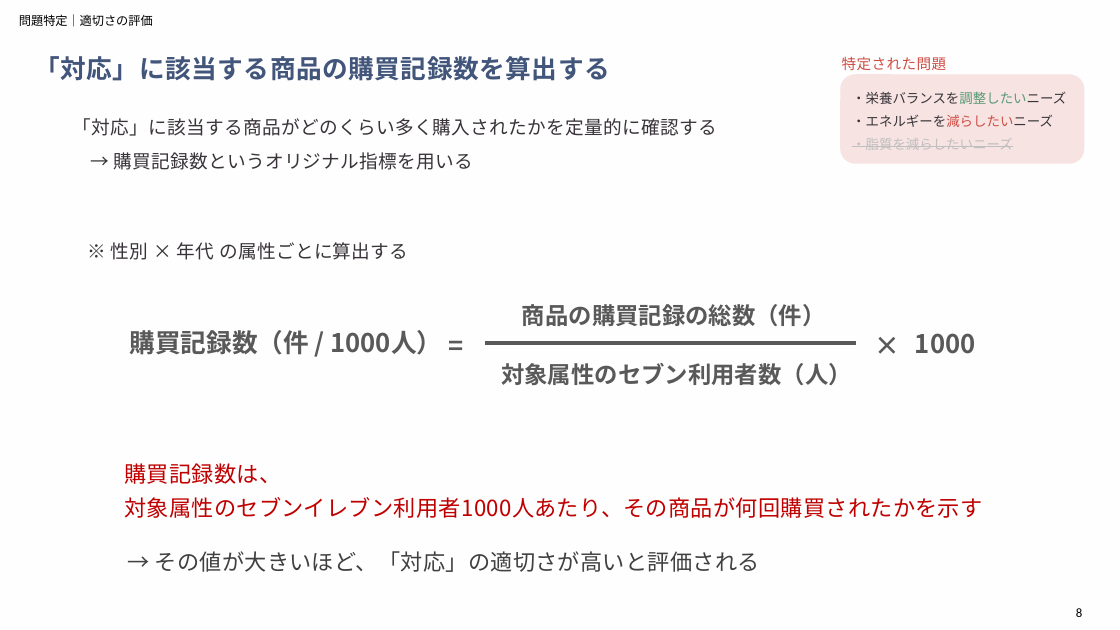
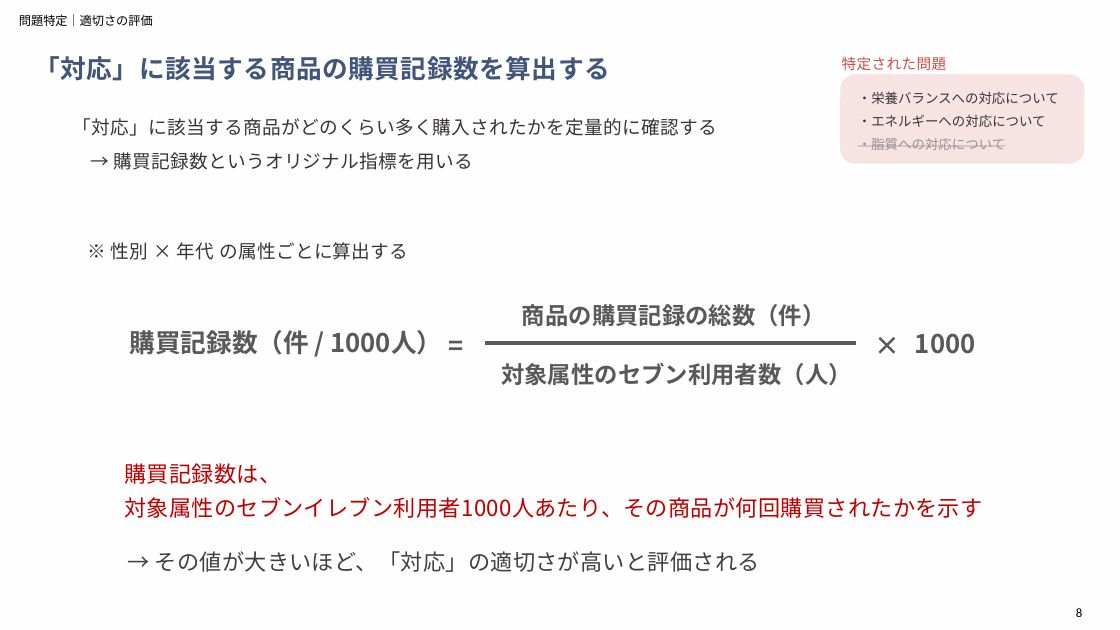
Before and after one commit to aoiseki0415/Accenture_CEO, a slide deck: slide 8 of 提出物一覧/アクセンチュア_最終報告（作成中）.pptx. Drawn at 1120x630 pixels with LibreOffice and Linux fonts; fonts in the diff are those of the drawing. Boxes give left, top, right and bottom in pixels: in the first picture for what was removed or moved away, otherwise in the second. Text is boxed around its words. In the diff, an @@ line names an element or a change of style, - is before the commit and + after.

```diff
--- a/提出物一覧/アクセンチュア_最終報告（作成中）.pptx
+++ b/提出物一覧/アクセンチュア_最終報告（作成中）.pptx
@@ text at (x1=858, y1=91, x2=1059, y2=150): text changed @@
-・栄養バランスを調整したいニーズ
-・エネルギーを減らしたいニーズ
-・脂質を減らしたいニーズ
+・栄養バランスへの対応について
+・エネルギーへの対応について
+・脂質への対応について
```
Also in this commit, not shown: 9 other slides changed.
